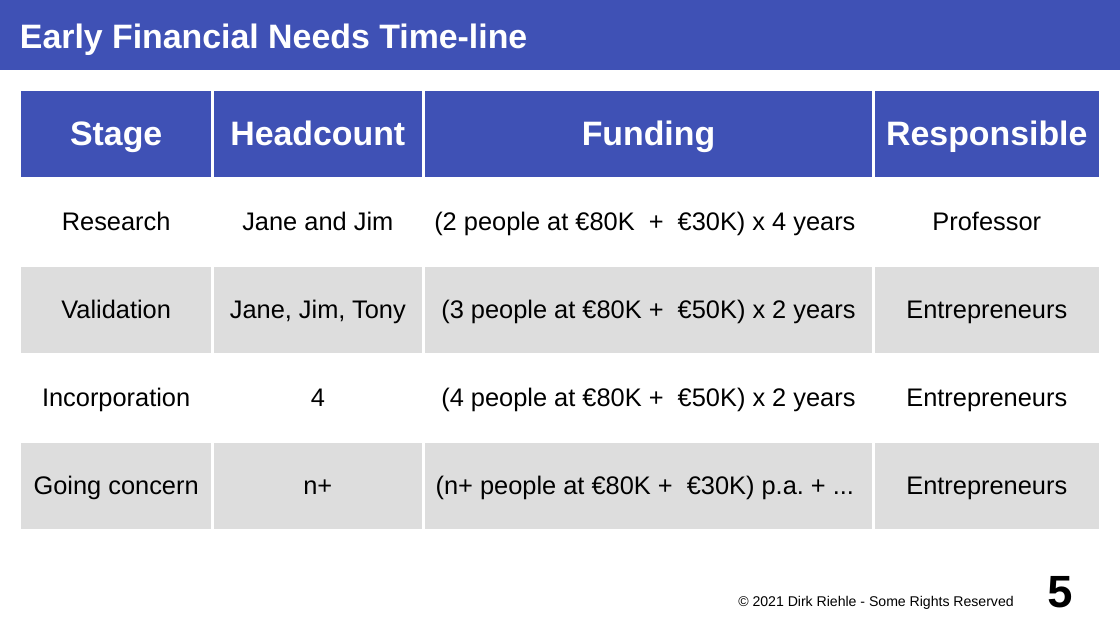
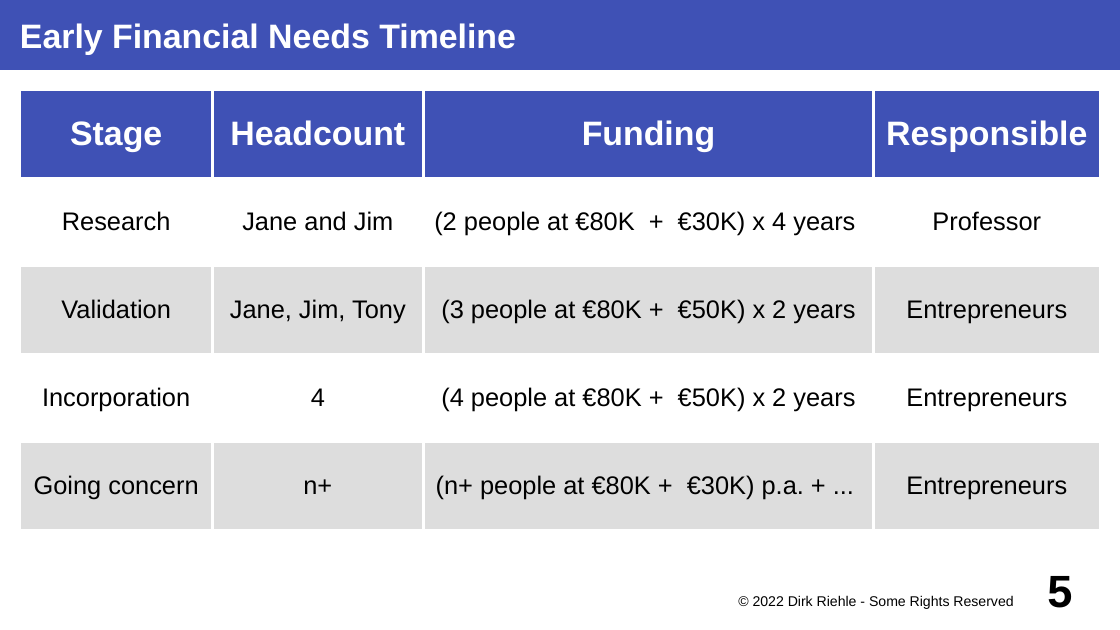
Before and after one commit to dirkriehle/coss-course, a slide deck: slide 5 of Lecture slides/COSS D04 - Startup Fundraising.odp. Drawn at 1120x630 pixels with LibreOffice and Linux fonts; fonts in the diff are those of the drawing. Boxes give left, top, right and bottom in pixels: in the first picture for what was removed or moved away, otherwise in the second. Text is boxed around its words. In the diff, an @@ line names an element or a change of style, - is before the commit and + after.

```diff
--- a/Lecture slides/COSS D04 - Startup Fundraising.odp
+++ b/Lecture slides/COSS D04 - Startup Fundraising.odp
@@ title at (20, 23, 516, 55): text changed @@
-Early Financial Needs Time-line
+Early Financial Needs Timeline
@@ text at (753, 595, 1013, 609): text changed @@
-© 2021 Dirk Riehle - Some Rights Reserved
+© 2022 Dirk Riehle - Some Rights Reserved
```
Also in this commit, not shown: 20 other slides changed, 8 other files.
